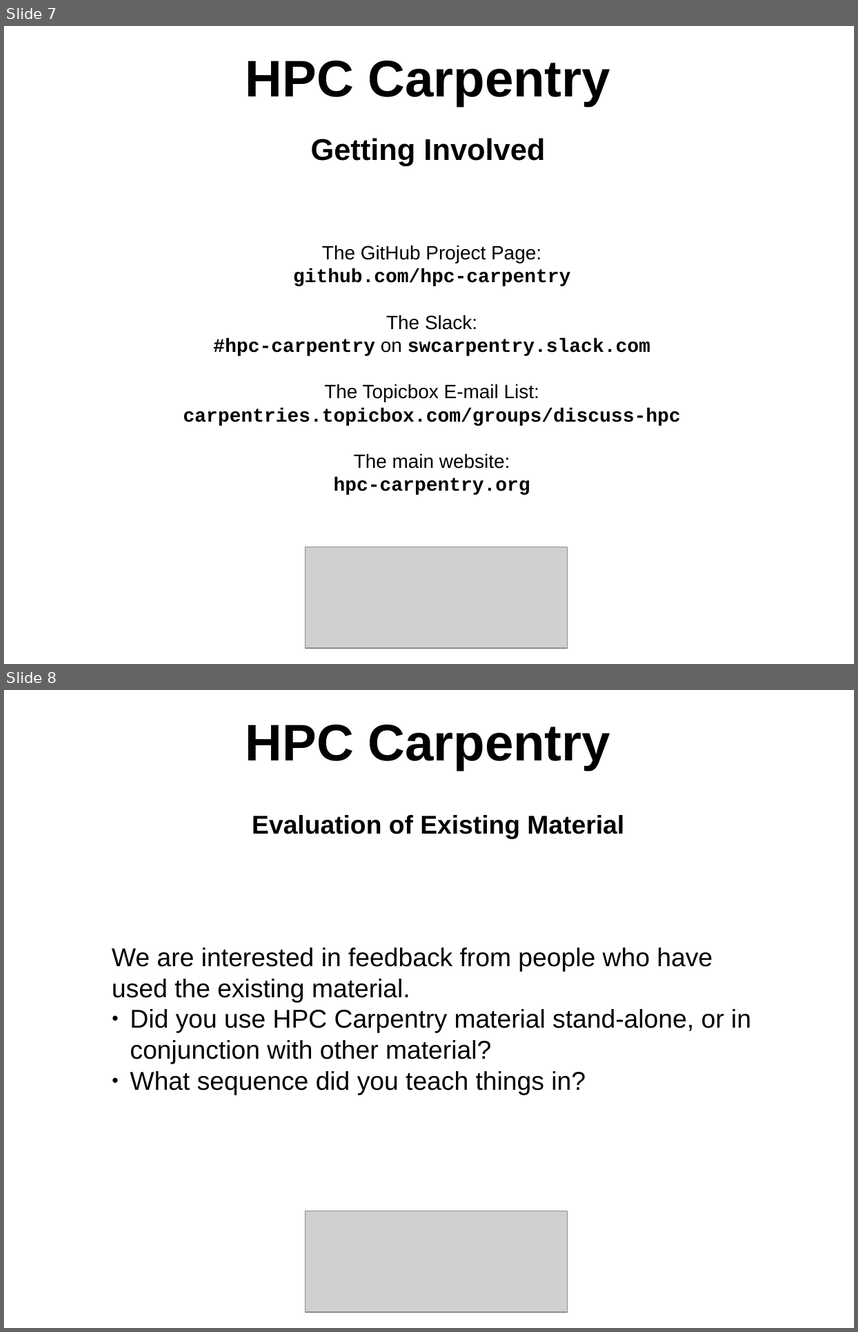
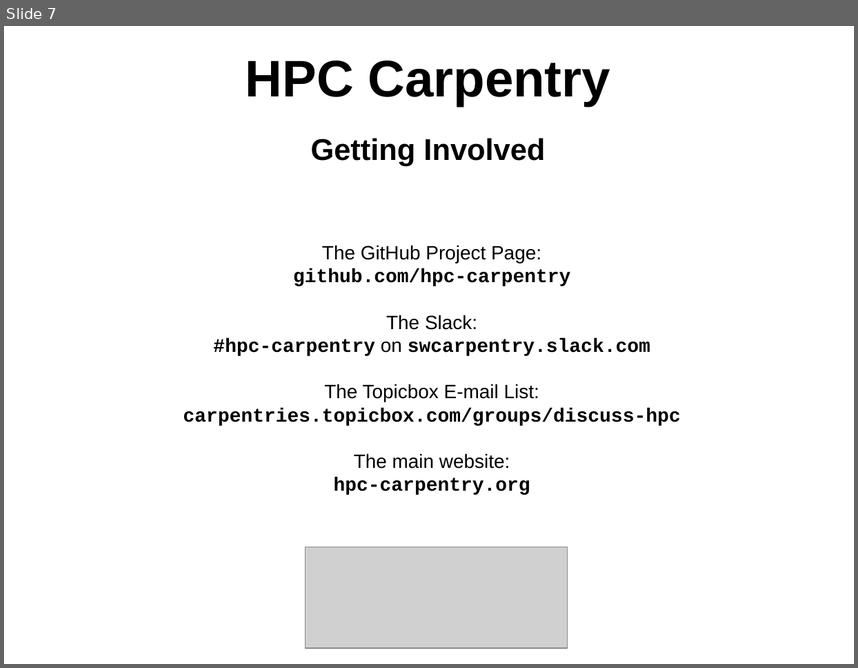
Before and after one commit to hpc-carpentry/coordination, a slide deck: conferences/SC23/sc23_bof_presentation.odp. Shown one above the other, each under a label of ours: slides 7 and 8 before the commit, slide 7 after it. The pictures are 858x1332 and 858x668 pixels, drawn with LibreOffice and Linux fonts; fonts in the diff are those of the drawing; grey boxes stand for pictures; background and template pictures are left out. Boxes give left, top, right and bottom in pixels: in the first picture for what was removed or moved away, otherwise in the second. Text is boxed around its words. In the diff, an @@ line names an element or a change of style, - is before the commit and + after.

```diff
--- a/conferences/SC23/sc23_bof_presentation.odp
+++ b/conferences/SC23/sc23_bof_presentation.odp
@@ slide 8 removed at bbox=[4, 690, 854, 1328], background #FFFFFF @@
@@ text removed at bbox=[245, 724, 611, 770] @@
-HPC Carpentry
@@ text removed at bbox=[252, 815, 624, 838] @@
-Evaluation of Existing Material
@@ text removed at bbox=[112, 947, 751, 1095] @@
-We are interested in feedback from people who have used the existing material.
-● Did you use HPC Carpentry material stand-alone, or in conjunction with other material?
-● What sequence did you teach things in?
@@ picture removed at bbox=[306, 1211, 568, 1312] @@
```
Also in this commit, not shown: 2 slides changed, 2 other slides removed, 1 other file.
